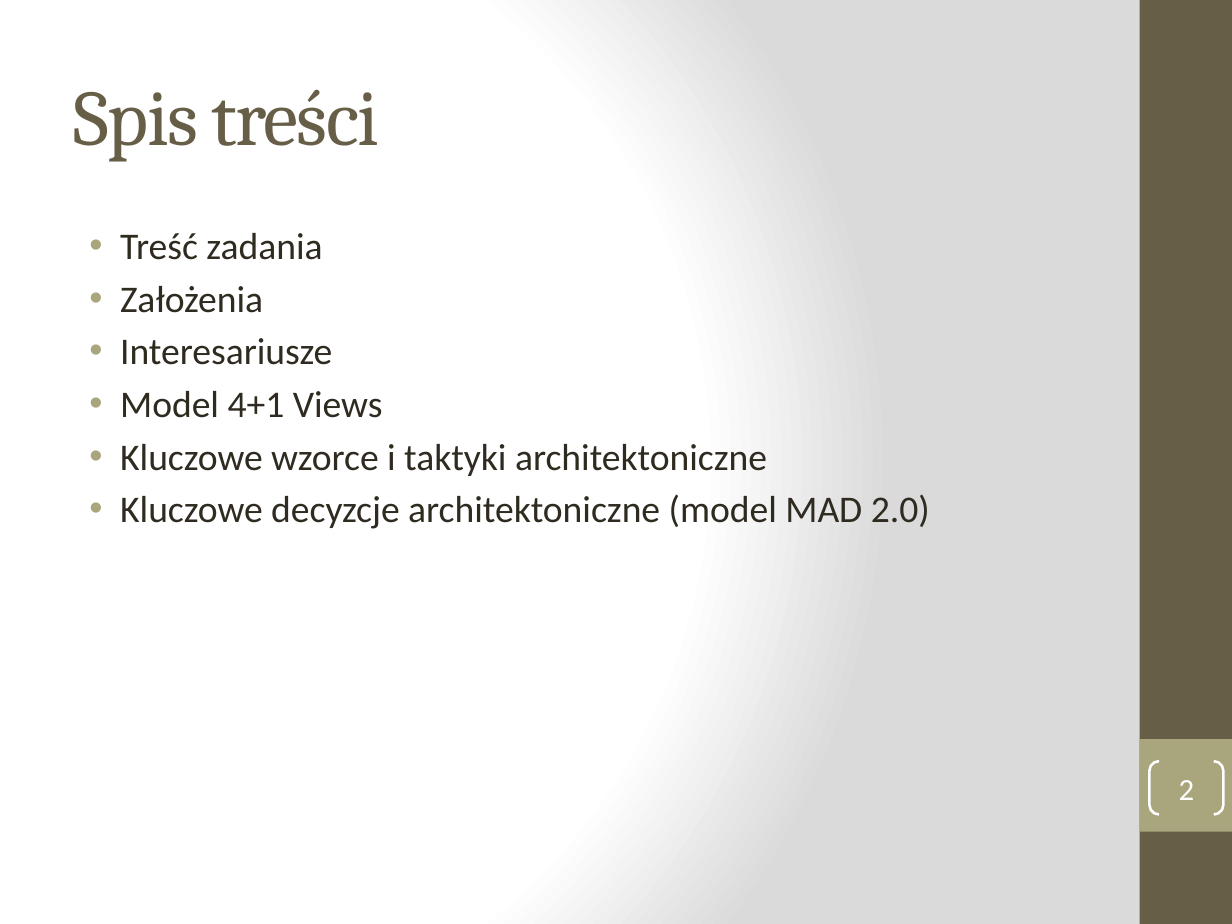
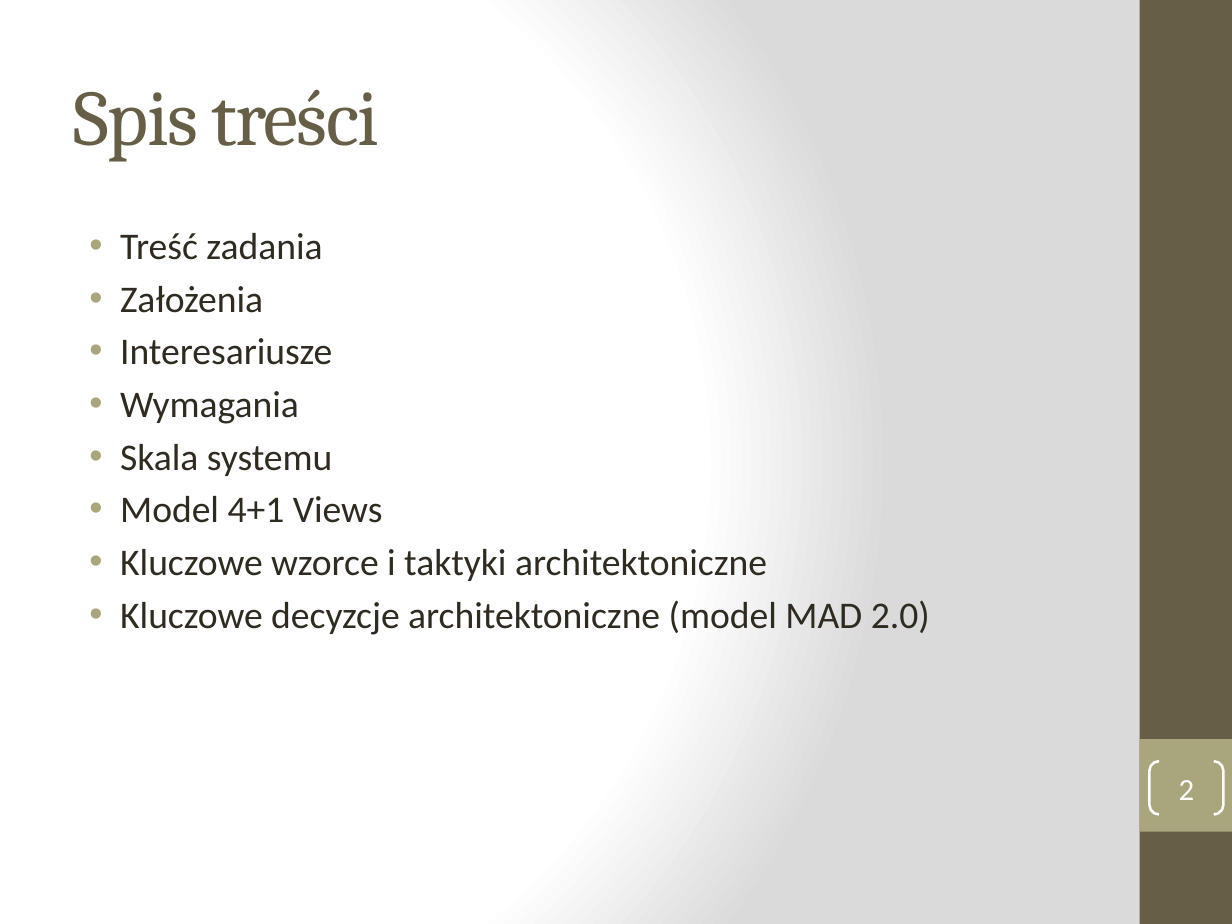
Before and after one commit to manisero/SemesterX, a slide deck: slide 2 of AIS/projekt/etap1/etap1.pptx. Drawn at 1232x924 pixels with LibreOffice and Linux fonts; fonts in the diff are those of the drawing. Boxes give left, top, right and bottom in pixels: in the first picture for what was removed or moved away, otherwise in the second. Text is boxed around its words. In the diff, an @@ line names an element or a change of style, - is before the commit and + after.

Commit message:
AIS: Added 'System scale' slide

```diff
--- a/AIS/projekt/etap1/etap1.pptx
+++ b/AIS/projekt/etap1/etap1.pptx
@@ text at (120,391,333,476): paragraphs added @@
+• Wymagania
+• Skala systemu
```
Also in this commit, not shown: 7 other slides changed, 1 slide added.
